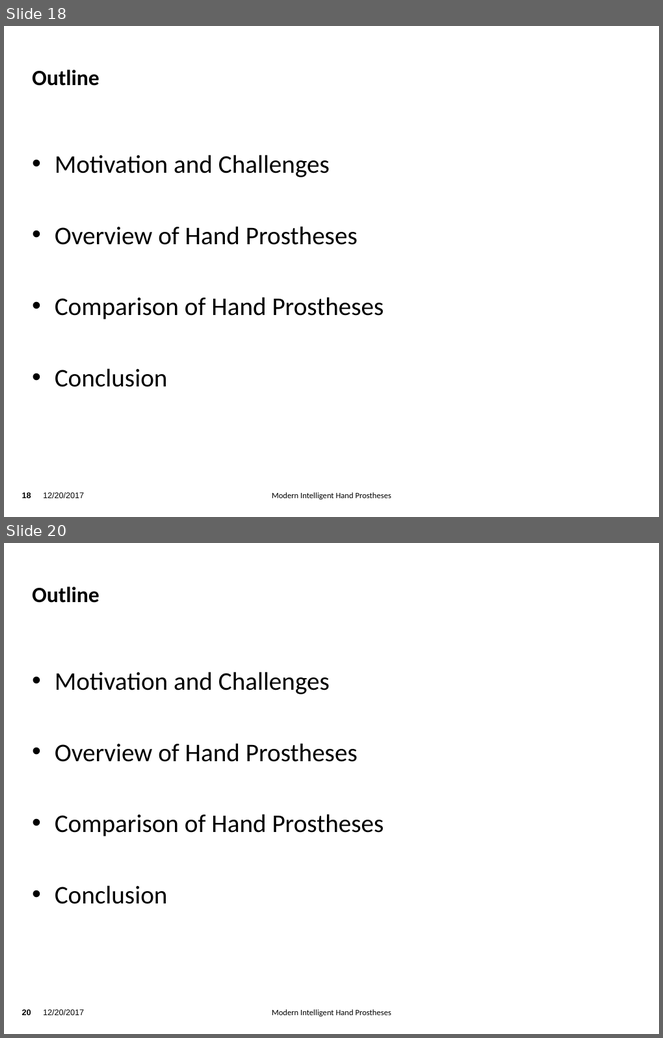
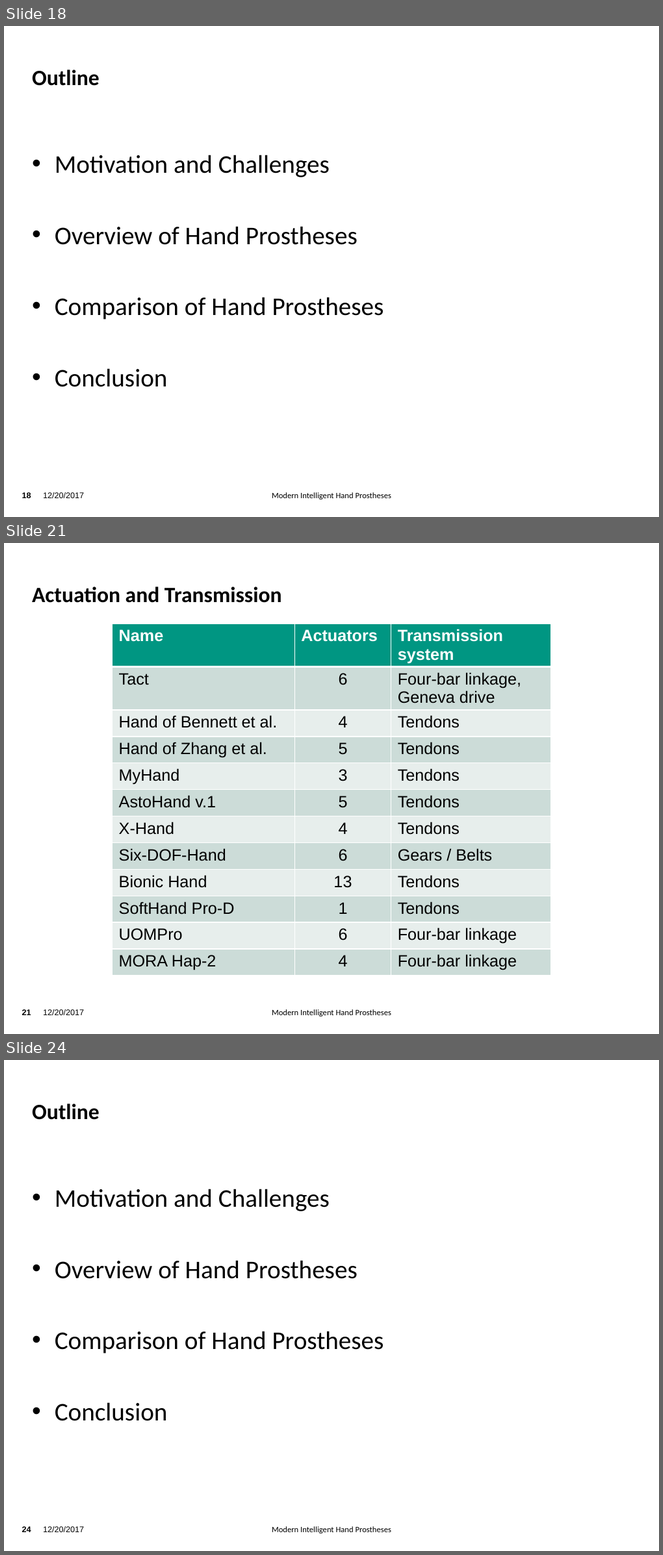
Before and after one commit to TsStocker/HumanoideRobotik, a slide deck: Vortrag/Vortrag.pptx. Shown one above the other, each under a label of ours: slides 18 and 20 before the commit, slides 18, 21 and 24 after it; the slides between them are not shown. The pictures are 663x1038 and 663x1555 pixels, drawn with LibreOffice and Linux fonts; fonts in the diff are those of the drawing; background and template pictures are left out. Boxes give left, top, right and bottom in pixels: in the first picture for what was removed or moved away, otherwise in the second. Text is boxed around its words. In the diff, an @@ line names an element or a change of style, - is before the commit and + after.

```diff
--- a/Vortrag/Vortrag.pptx
+++ b/Vortrag/Vortrag.pptx
@@ slide 21 added at [4,543,659,1034], background picture (left out); not listed: 3 template elements that a slide beside it also shows @@
@@ title added at [32,587,282,603], 24 pt, text #000000, bold @@
+Actuation and Transmission
@@ table added at [112,624,551,981], 12 rows, 3 columns @@
+Name | Actuators | Transmission system
+Tact | 6 | Four-bar linkage, / Geneva drive
+Hand of Bennett et al. | 4 | Tendons
+Hand of Zhang et al. | 5 | Tendons
+MyHand | 3 | Tendons
+AstoHand v.1 | 5 | Tendons
+X-Hand | 4 | Tendons
+Six-DOF-Hand | 6 | Gears / Belts
+Bionic Hand | 13 | Tendons
+SoftHand Pro-D | 1 | Tendons
+UOMPro | 6 | Four-bar linkage
+MORA Hap-2 | 4 | Four-bar linkage
@@ what was slide 20 is now slide 24 @@
@@ page number at [22,1527,31,1533]: text changed @@
-20
+24
```
Also in this commit, not shown: 2 slides changed, 3 other slides added, 7 other files.
